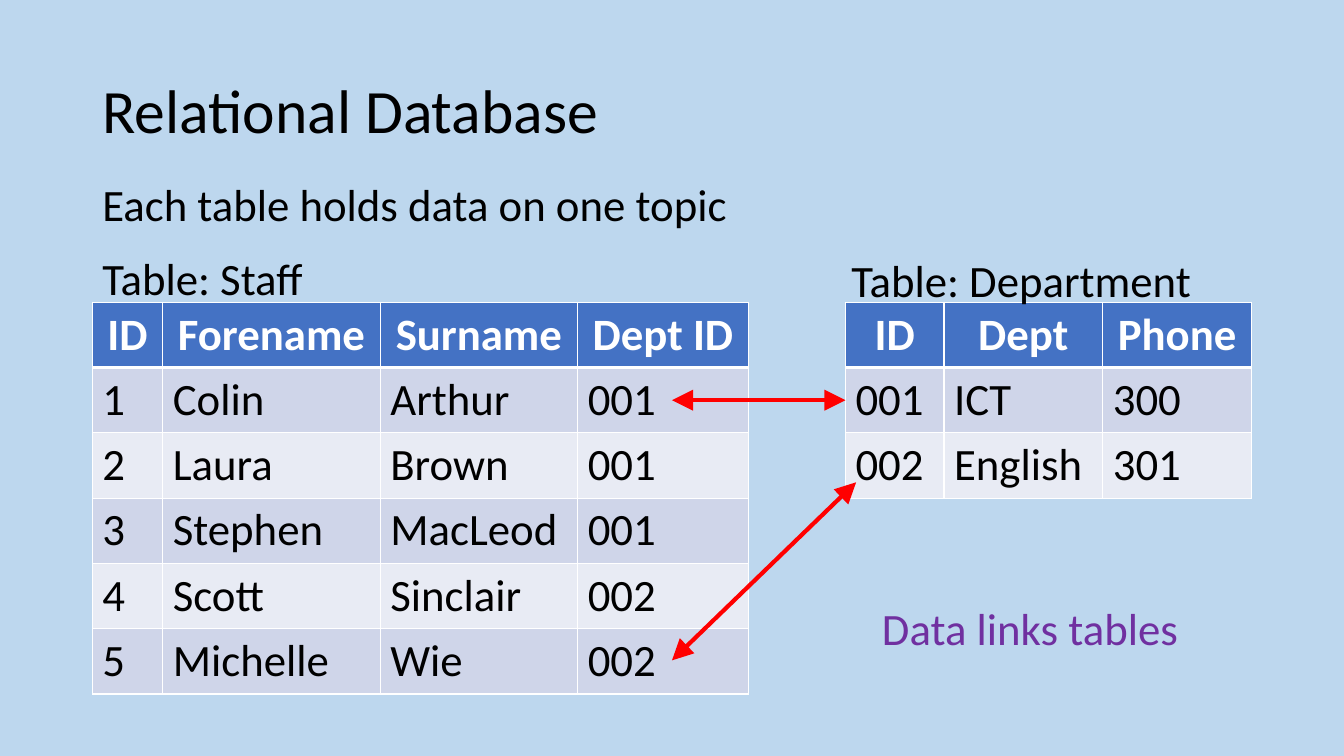
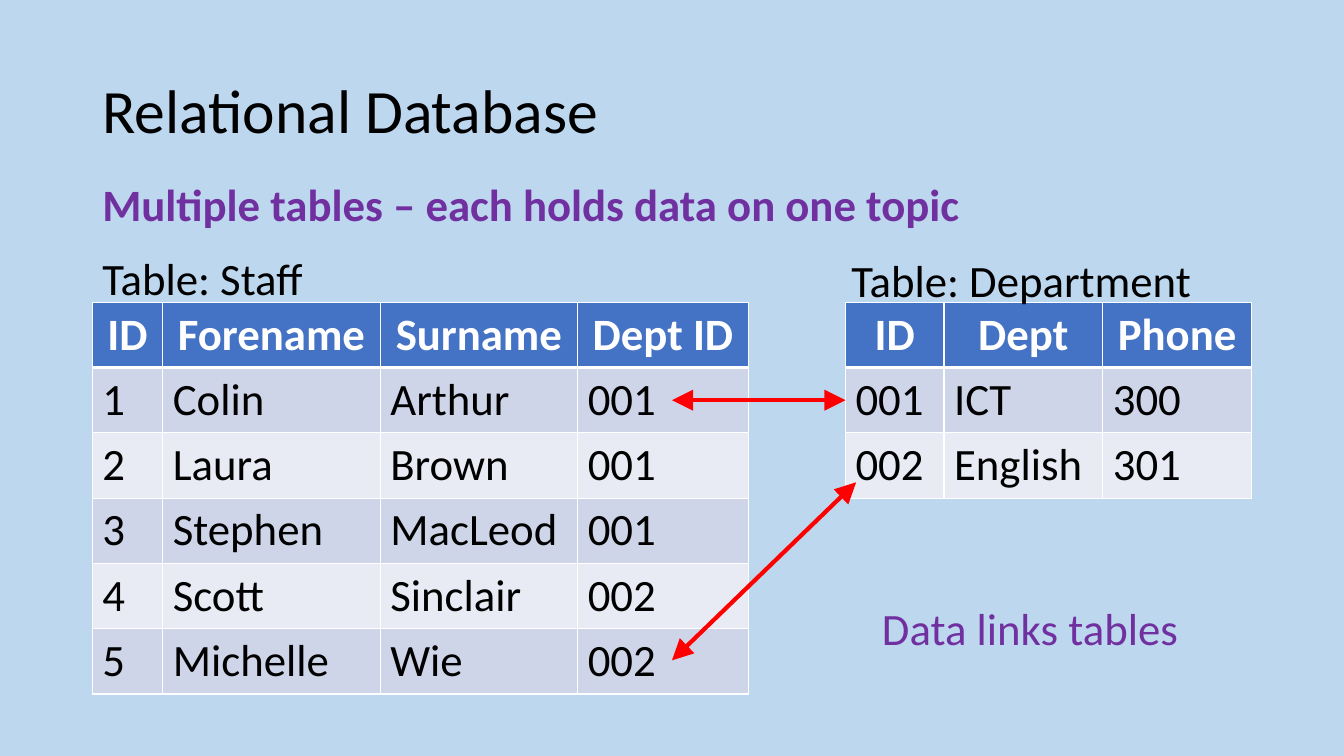
Before and after one commit to MrFriendCS/MrFriendCS.github.io, a slide deck: slide 9 of n5-cs/ddd/N5 CS DDD Slides.pptx. Drawn at 1344x756 pixels with LibreOffice and Linux fonts; fonts in the diff are those of the drawing. Boxes give left, top, right and bottom in pixels: in the first picture for what was removed or moved away, otherwise in the second. Text is boxed around its words. In the diff, an @@ line names an element or a change of style, - is before the commit and + after.

```diff
--- a/n5-cs/ddd/N5 CS DDD Slides.pptx
+++ b/n5-cs/ddd/N5 CS DDD Slides.pptx
@@ text at (x1=102, y1=189, x2=959, y2=228): text changed; text colour #000000 to #7030A0; bold on @@
-Each table holds data on one topic
+Multiple tables – each holds data on one topic
```
Also in this commit, not shown: 21 other slides changed, 1 other file.
